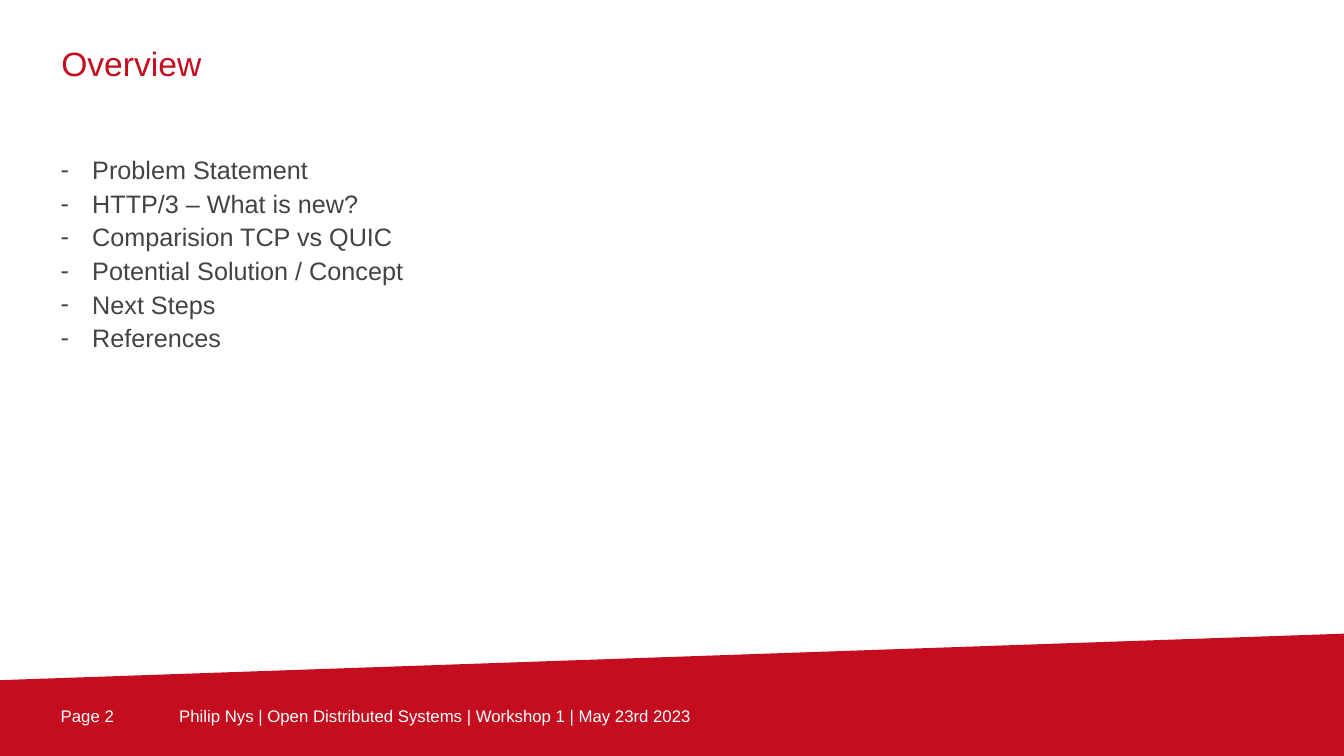
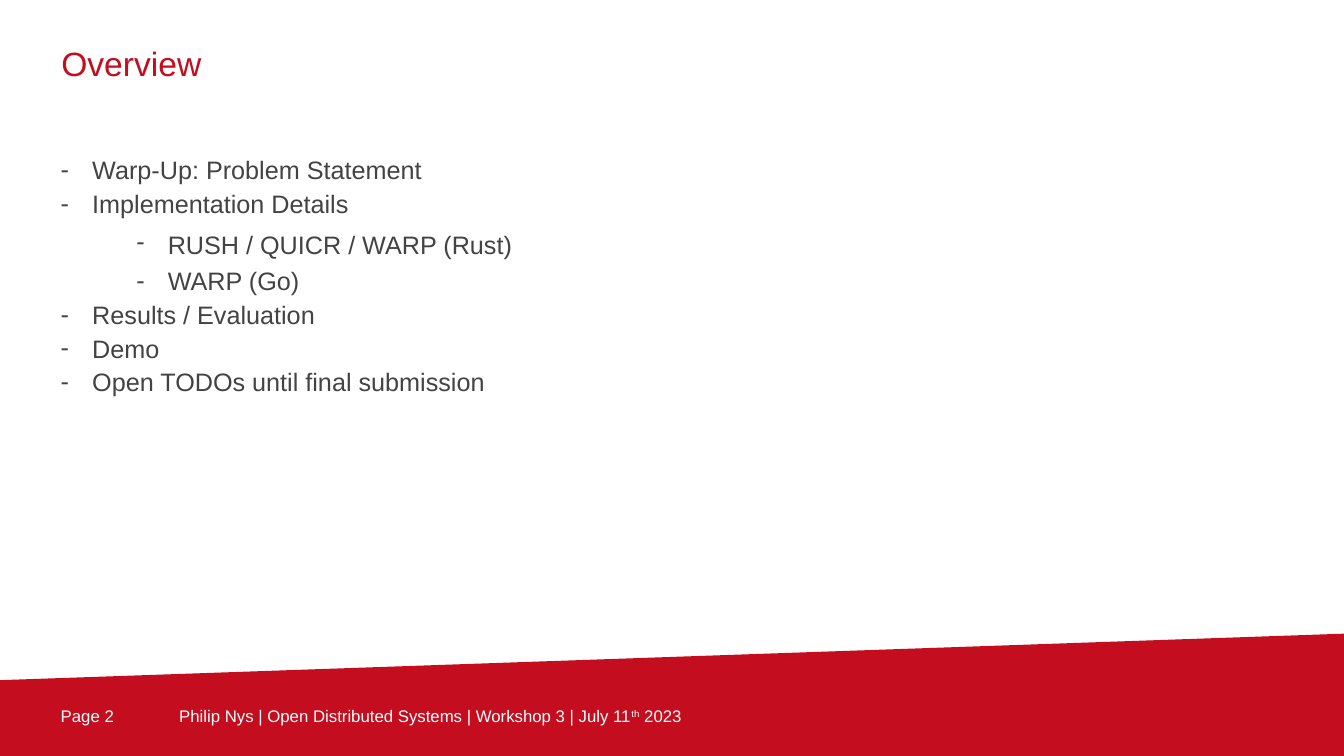
Before and after one commit to ArckyPN/tu-berlin-awt-pj-ss23-http3, a slide deck: slide 2 of Workshops/3/awt-pj-ss23-evaluation-of-http3-for-media-streaming-2.pptx. Drawn at 1344x756 pixels with LibreOffice and Linux fonts; fonts in the diff are those of the drawing; background and template pictures are left out. Boxes give left, top, right and bottom in pixels: in the first picture for what was removed or moved away, otherwise in the second. Text is boxed around its words. In the diff, an @@ line names an element or a change of style, - is before the commit and + after.

```diff
--- a/Workshops/3/awt-pj-ss23-evaluation-of-http3-for-media-streaming-2.pptx
+++ b/Workshops/3/awt-pj-ss23-evaluation-of-http3-for-media-streaming-2.pptx
@@ text at (92,160,512,392): text changed @@
-– Problem Statement
-– HTTP/3 – What is new?
-– Comparision TCP vs QUIC
-– Potential Solution / Concept
-– Next Steps
-– References
+– Warp-Up: Problem Statement
+– Implementation Details
+  – RUSH / QUICR / WARP (Rust)
+  – WARP (Go)
+– Results / Evaluation
+– Demo
+– Open TODOs until final submission
@@ text at (179,710,681,726): text changed @@
-Philip Nys | Open Distributed Systems | Workshop 1 | May 23rd 2023
+Philip Nys | Open Distributed Systems | Workshop 3 | July 11th 2023
```
Also in this commit, not shown: 4 other slides changed, 4 slides added, 4 slides removed, 2 other files.
